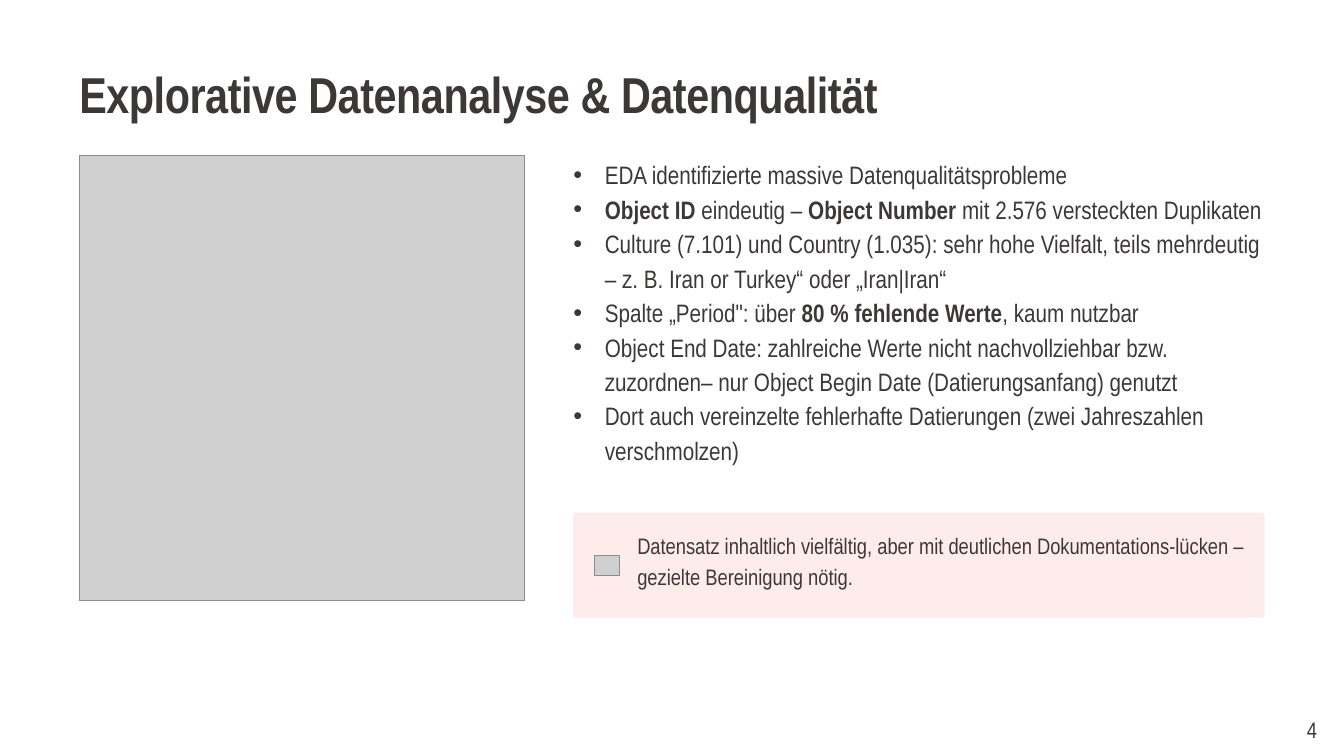
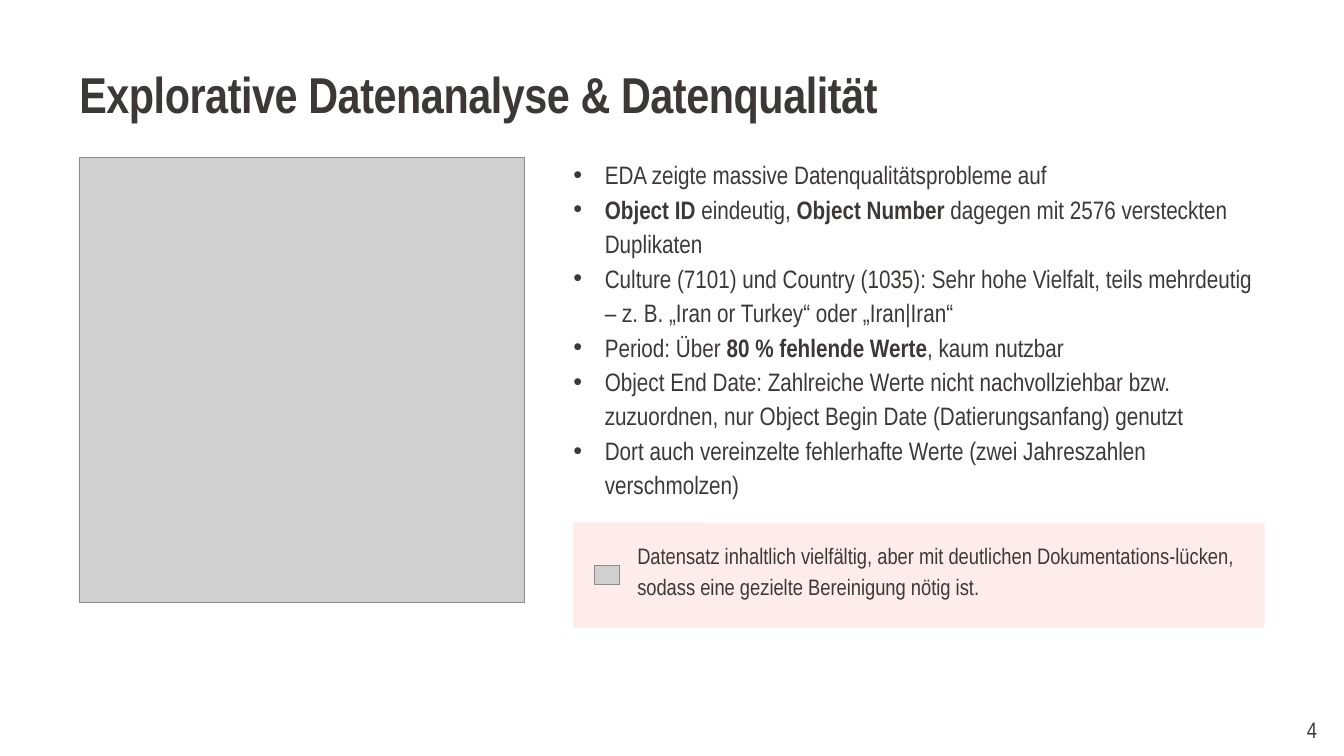
Before and after one commit to dr-dennis-theiss/met-iran-collection-analysis, a slide deck: slide 5 of presentation.pptx. Drawn at 1344x756 pixels with LibreOffice and Linux fonts; fonts in the diff are those of the drawing; grey boxes stand for pictures. Boxes give left, top, right and bottom in pixels: in the first picture for what was removed or moved away, otherwise in the second. Text is boxed around its words. In the diff, an @@ line names an element or a change of style, - is before the commit and + after.

Commit message:
Update presentation

```diff
--- a/presentation.pptx
+++ b/presentation.pptx
@@ text at [605, 165, 1251, 500]: text changed @@
-• EDA identifizierte massive Datenqualitätsprobleme
-• Object ID eindeutig – Object Number mit 2.576 versteckten Duplikaten
-• Culture (7.101) und Country (1.035): sehr hohe Vielfalt, teils mehrdeutig – z. B. Iran or Turkey“ oder „Iran|Iran“
-• Spalte „Period": über 80 % fehlende Werte, kaum nutzbar
-• Object End Date: zahlreiche Werte nicht nachvollziehbar bzw. zuzordnen– nur Object Begin Date (Datierungsanfang) genutzt
-• Dort auch vereinzelte fehlerhafte Datierungen (zwei Jahreszahlen verschmolzen)
+• EDA zeigte massive Datenqualitätsprobleme auf
+• Object ID eindeutig, Object Number dagegen mit 2576 versteckten Duplikaten
+• Culture (7101) und Country (1035): Sehr hohe Vielfalt, teils mehrdeutig – z. B. „Iran or Turkey“ oder „Iran|Iran“
+• Period: Über 80 % fehlende Werte, kaum nutzbar
+• Object End Date: Zahlreiche Werte nicht nachvollziehbar bzw. zuzuordnen, nur Object Begin Date (Datierungsanfang) genutzt
+• Dort auch vereinzelte fehlerhafte Werte (zwei Jahreszahlen verschmolzen)
@@ rounded rectangle: place and size @@
-rounded rectangle at [573, 513, 1264, 618]
+rounded rectangle at [573, 522, 1264, 627]
@@ picture: place and size @@
-picture at [595, 556, 620, 576]
+picture at [595, 566, 620, 586]
@@ text at [637, 547, 1233, 599]: text changed @@
-Datensatz inhaltlich vielfältig, aber mit deutlichen Dokumentations-lücken – gezielte Bereinigung nötig.
+Datensatz inhaltlich vielfältig, aber mit deutlichen Dokumentations-lücken, sodass eine gezielte Bereinigung nötig ist.
```
Also in this commit, not shown: 8 other slides changed, 1 slide added.
